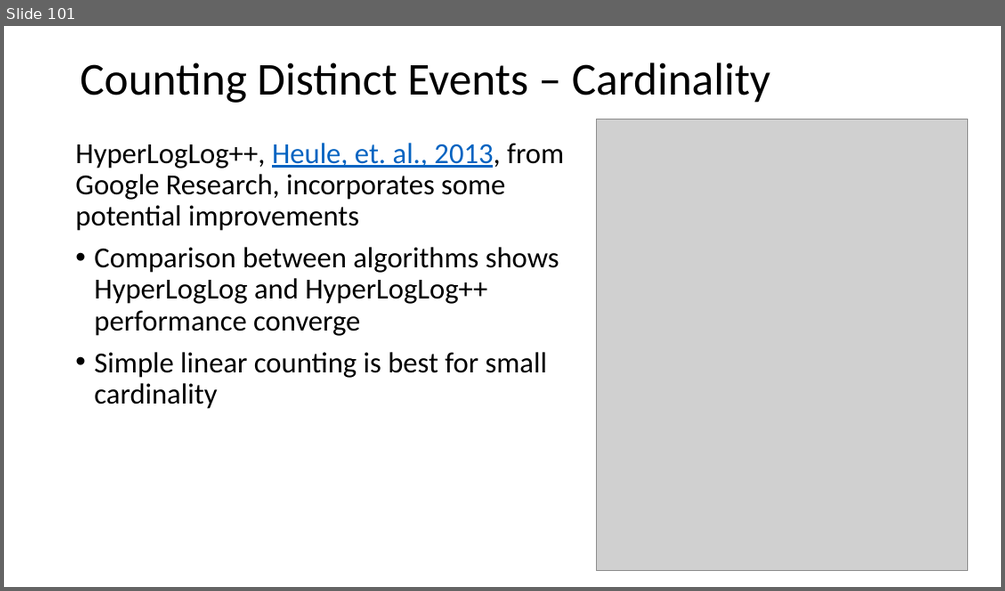
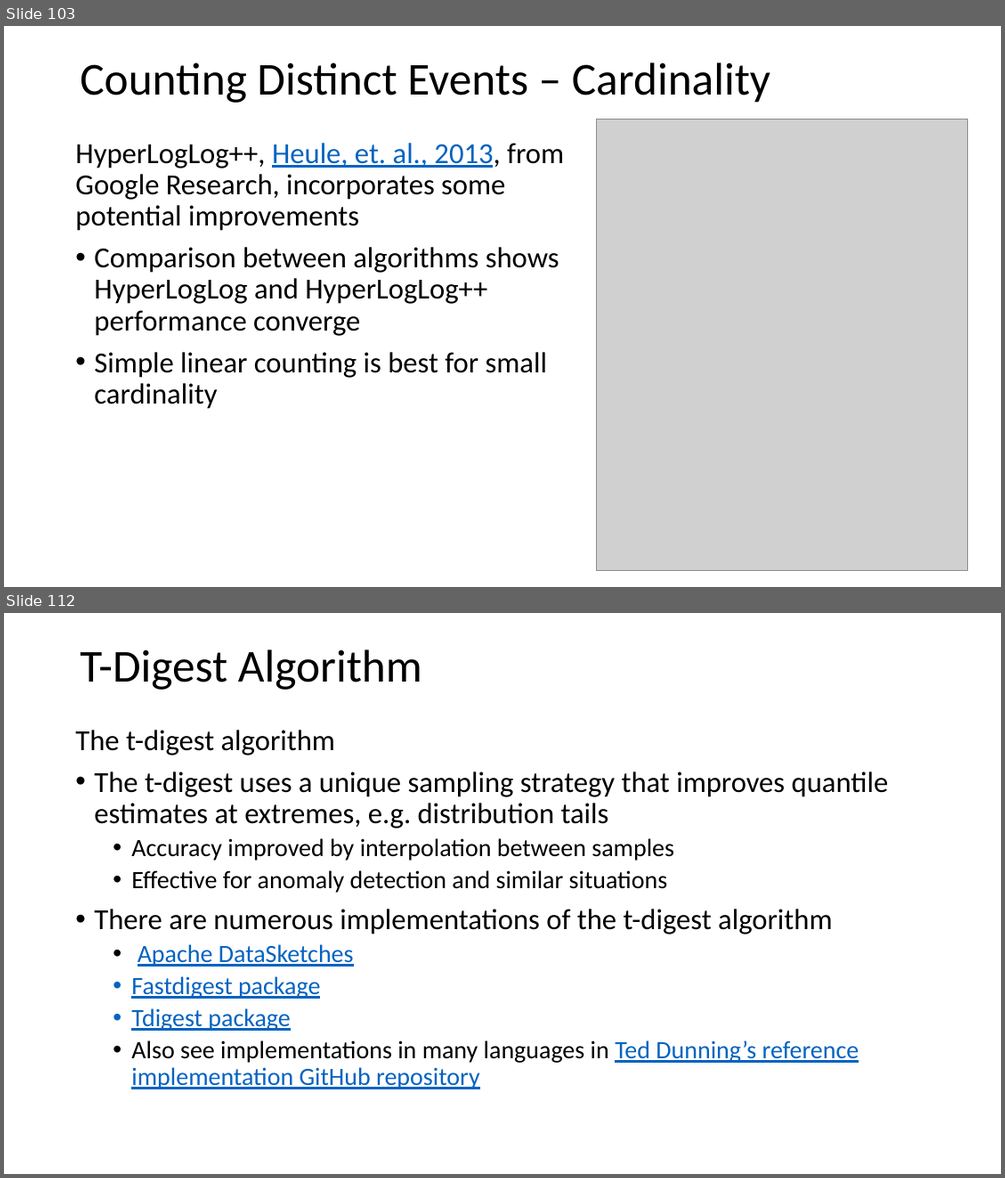
Before and after one commit to harelgabainew/school1, a slide deck: slides/2_StreamingAnalytics.pptx. Shown one above the other, each under a label of ours: slide 101 before the commit, slides 103 and 112 after it; the slides between them are not shown. The pictures are 1005x591 and 1005x1178 pixels, drawn with LibreOffice and Linux fonts; fonts in the diff are those of the drawing; grey boxes stand for pictures. Boxes give left, top, right and bottom in pixels: in the first picture for what was removed or moved away, otherwise in the second. Text is boxed around its words. In the diff, an @@ line names an element or a change of style, - is before the commit and + after.

Commit message:
Added slides on quantile estimation sketches

```diff
--- a/slides/2_StreamingAnalytics.pptx
+++ b/slides/2_StreamingAnalytics.pptx
@@ slide 112 added at (4,613,1001,1174), background #FFFFFF @@
@@ text added at (80,649,422,690), 44 pt, text #000000 @@
+T-Digest Algorithm
@@ text added at (75,730,889,1089), 24 pt, text #000000 @@
+The t-digest algorithm
+• The t-digest uses a unique sampling strategy that improves quantile estimates at extremes, e.g. distribution tails
+  • Accuracy improved by interpolation between samples
+  • Effective for anomaly detection and similar situations
+• There are numerous implementations of the t-digest algorithm
+  • Apache DataSketches
+  • Fastdigest package
+  • Tdigest package
+  • Also see implementations in many languages in Ted Dunning’s reference implementation GitHub repository
@@ what was slide 101 is now slide 103 @@
```
Also in this commit, not shown: 28 slides changed, 12 other slides added, 1 slide removed.
